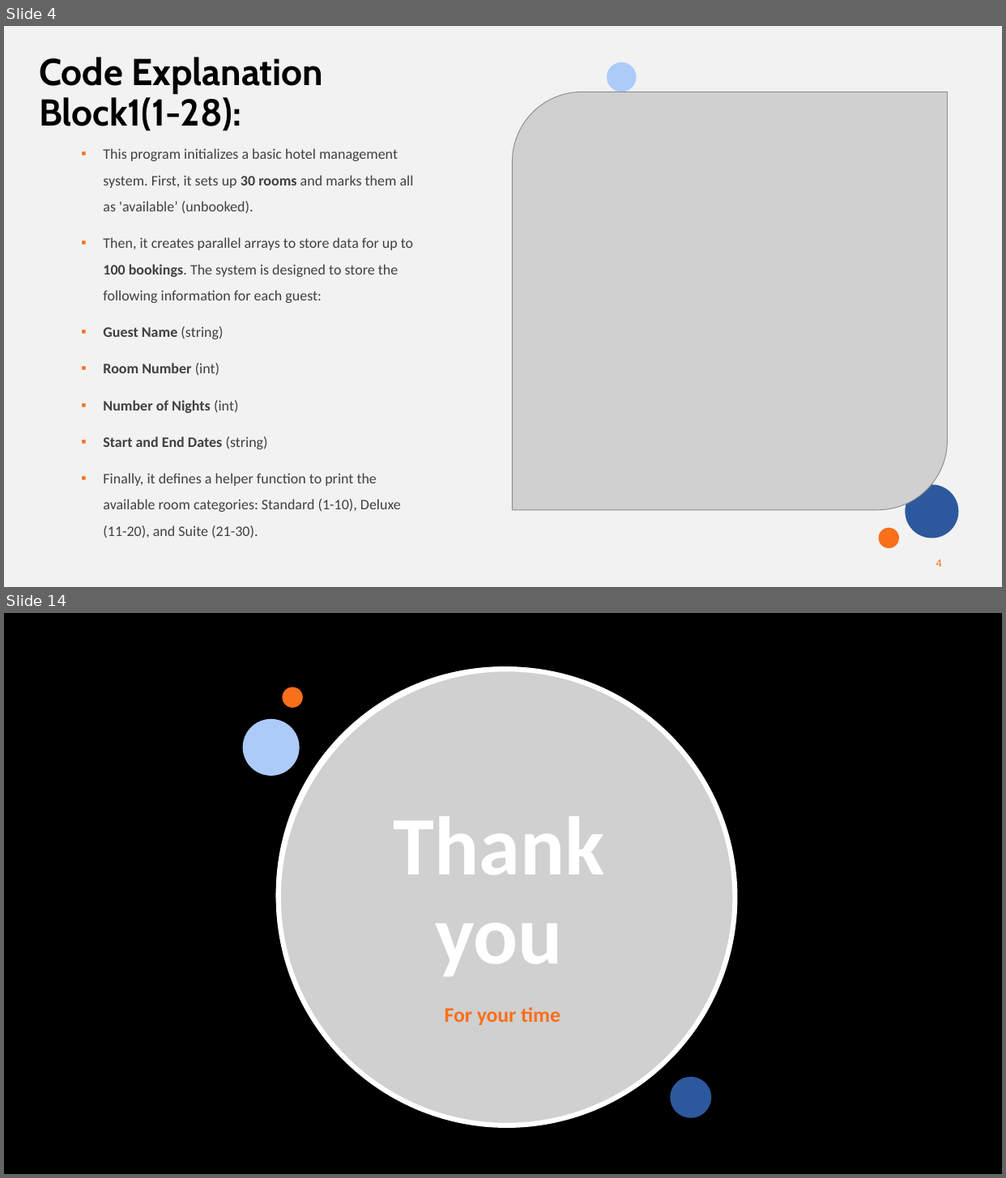
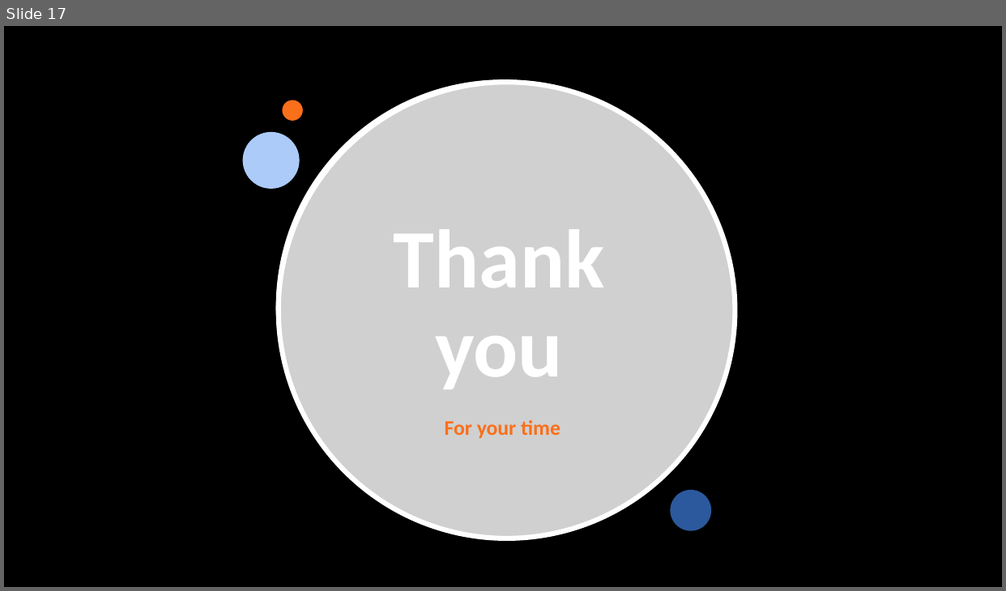
Before and after one commit to CyborkSpider/Hotel-Reservation, a slide deck: Hotel Reservation Presentation.pptx. Shown one above the other, each under a label of ours: slides 4 and 14 before the commit, slide 17 after it; the slides between them are not shown. The pictures are 1006x1178 and 1006x591 pixels, drawn with LibreOffice and Linux fonts; fonts in the diff are those of the drawing; grey boxes stand for pictures; background and template pictures are left out. Boxes give left, top, right and bottom in pixels: in the first picture for what was removed or moved away, otherwise in the second. Text is boxed around its words. In the diff, an @@ line names an element or a change of style, - is before the commit and + after.

```diff
--- a/Hotel Reservation Presentation.pptx
+++ b/Hotel Reservation Presentation.pptx
@@ slide 4 removed at (4,26,1002,587), background #F2F2F2 @@
@@ title removed at (39,57,323,131) @@
-Code Explanation Block1(1-28):
@@ ellipse removed at (607,62,637,92) @@
@@ picture removed at (513,92,948,510) @@
@@ text removed at (103,148,414,538) @@
-▪ This program initializes a basic hotel management system. First, it sets up 30 rooms and marks them all as 'available’ (unbooked).
-▪ Then, it creates parallel arrays to store data for up to 100 bookings. The system is designed to store the following information for each guest:
-▪ Guest Name (string)
-▪ Room Number (int)
-▪ Number of Nights (int)
-▪ Start and End Dates (string)
-▪ Finally, it defines a helper function to print the available room categories: Standard (1-10), Deluxe (11-20), and Suite (21-30).
@@ ellipse removed at (906,485,959,539) @@
@@ ellipse removed at (879,528,898,548) @@
@@ rectangle removed at (39,538,209,577) @@
@@ page number removed at (936,560,942,567) @@
-4
@@ what was slide 14 is now slide 17 @@
```
Also in this commit, not shown: 7 slides changed, 9 slides added, 5 other slides removed, 1 other file.
